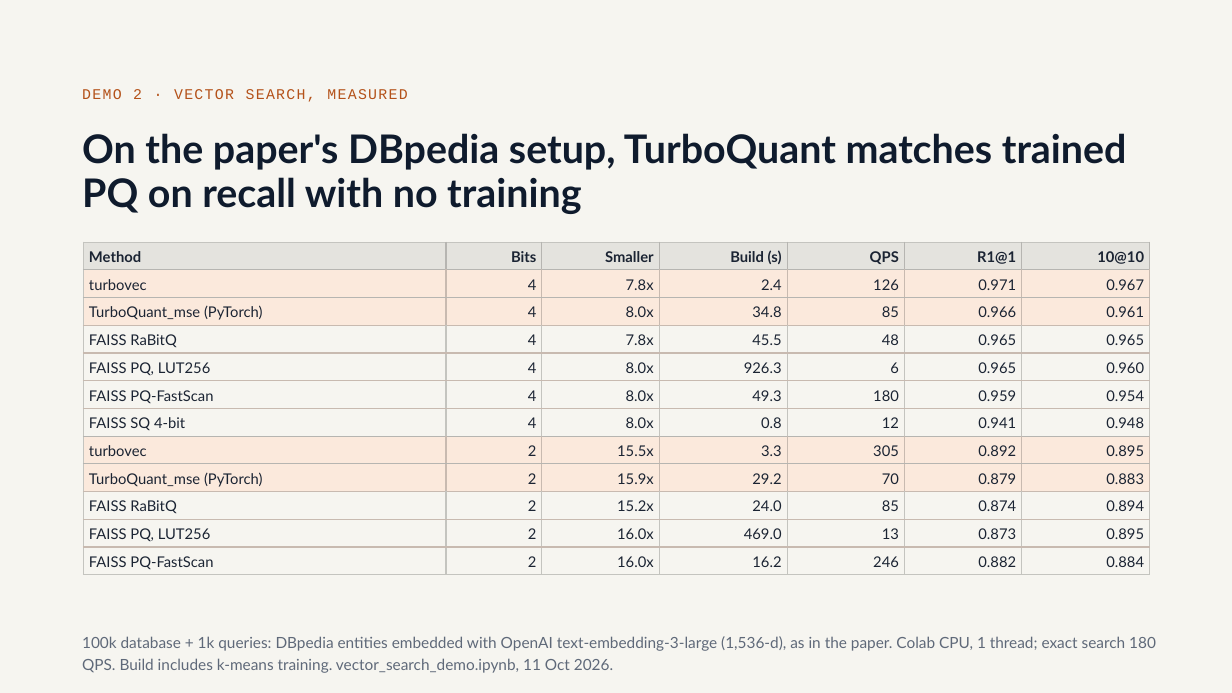
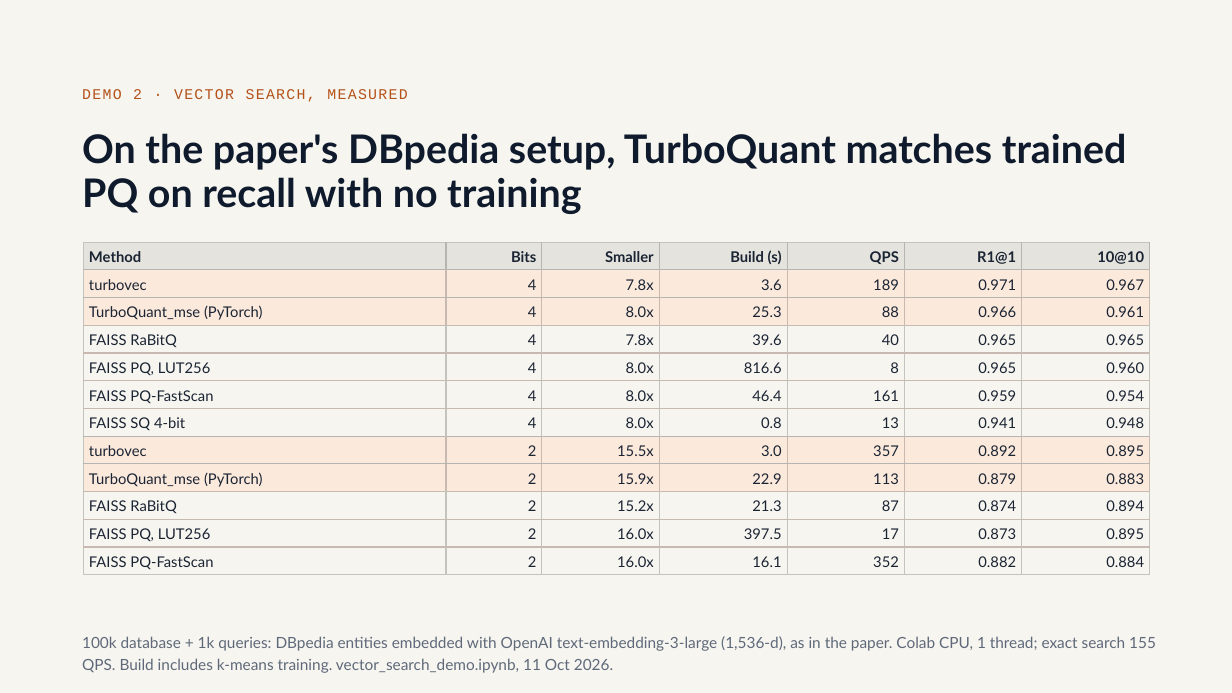
Before and after one commit to olonok69/ML_TurboQuant, a slide deck: slide 23 of docs/TurboQuant.pptx. Drawn at 1232x693 pixels with LibreOffice and Linux fonts; fonts in the diff are those of the drawing. Boxes give left, top, right and bottom in pixels: in the first picture for what was removed or moved away, otherwise in the second. Text is boxed around its words. In the diff, an @@ line names an element or a change of style, - is before the commit and + after.

```diff
--- a/docs/TurboQuant.pptx
+++ b/docs/TurboQuant.pptx
@@ table at box(83, 242, 1151, 575) @@
-row 2, column 4: 2.4
+row 2, column 4: 3.6
-row 2, column 5: 126
+row 2, column 5: 189
-row 3, column 4: 34.8
+row 3, column 4: 25.3
-row 3, column 5: 85
+row 3, column 5: 88
-row 4, column 4: 45.5
+row 4, column 4: 39.6
-row 4, column 5: 48
+row 4, column 5: 40
-row 5, column 4: 926.3
+row 5, column 4: 816.6
-row 5, column 5: 6
+row 5, column 5: 8
-row 6, column 4: 49.3
+row 6, column 4: 46.4
-row 6, column 5: 180
+row 6, column 5: 161
-row 7, column 5: 12
+row 7, column 5: 13
-row 8, column 4: 3.3
+row 8, column 4: 3.0
-row 8, column 5: 305
+row 8, column 5: 357
-row 9, column 4: 29.2
+row 9, column 4: 22.9
-row 9, column 5: 70
+row 9, column 5: 113
-row 10, column 4: 24.0
+row 10, column 4: 21.3
-row 10, column 5: 85
+row 10, column 5: 87
-row 11, column 4: 469.0
+row 11, column 4: 397.5
-row 11, column 5: 13
+row 11, column 5: 17
-row 12, column 4: 16.2
+row 12, column 4: 16.1
-row 12, column 5: 246
+row 12, column 5: 352
@@ text at box(82, 636, 1156, 673): text changed @@
-100k database + 1k queries: DBpedia entities embedded with OpenAI text-embedding-3-large (1,536-d), as in the paper. Colab CPU, 1 thread; exact search 180 QPS. Build includes k-means training. vector_search_demo.ipynb, 11 Oct 2026.
+100k database + 1k queries: DBpedia entities embedded with OpenAI text-embedding-3-large (1,536-d), as in the paper. Colab CPU, 1 thread; exact search 155 QPS. Build includes k-means training. vector_search_demo.ipynb, 11 Oct 2026.
```
Also in this commit, not shown: 2 other slides changed, 7 other files.
